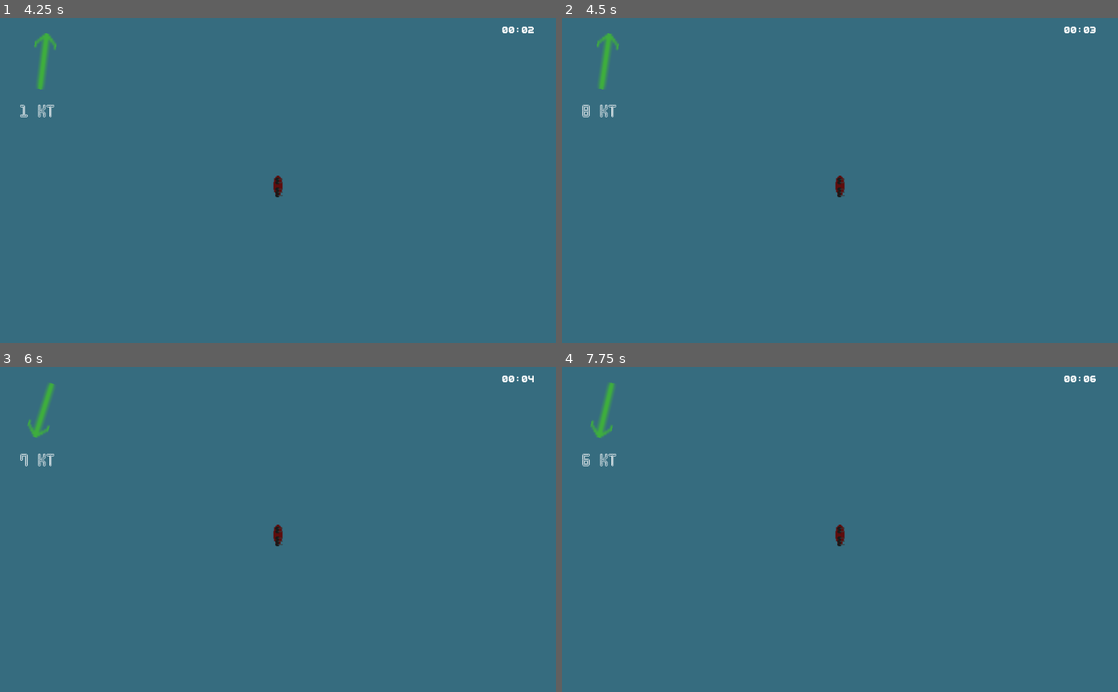
Above: before the commit, frames 1-4 (two rows, left to right).
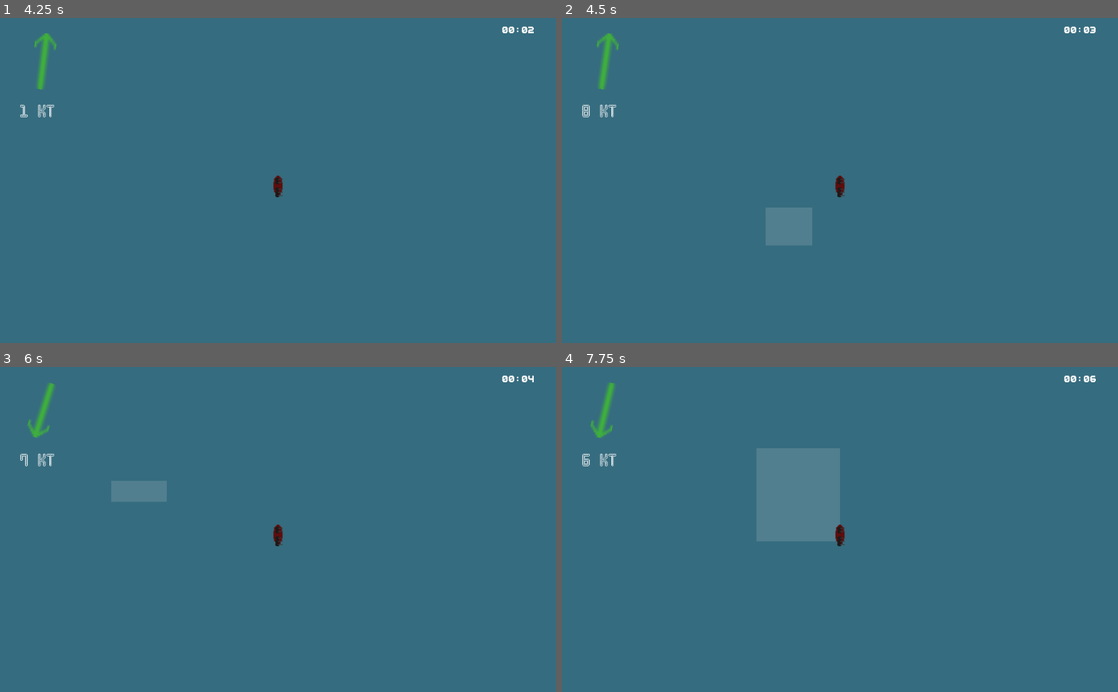
Above: after the commit, the same moments.

Repository: peter-shaw-benson/naval-game
Game: Godot game, scene res://gui/MainMenu.tscn
Two runs of this game, one before a commit and one after it. Both use one fixed random seed, a clock stepped at 60 frames per second and the inputs below.
Inputs (mouse positions are in pixels of both pictures, inside the frame that each line leads up to):
- Up to frame 1 (4.25 s): click "Start Game (New Version)" at 0.5 s; click "Start Game" at 1.25 s; drag from (55, 112) to (278, 187) at 2.02 s; drag from (278, 187) to (250, 245) at 2.77 s; move the mouse to (333, 109) at 3.52 s; hold F (fighter) from 3.53 s (still down); click (333, 109) at 3.67 s; tap Z (strike) at 3.8 s
- Up to frame 2 (4.5 s): release F (fighter) at 4.25 s; tap Enter at 4.25 s; drag from (812, 245) to (673, 131) at 4.27 s
- Up to frame 3 (6 s): move the mouse to (444, 578) at 5.02 s; hold H (half speed) 5.03-5.75 s; click (444, 578) at 5.17 s; tap Z (strike) at 5.3 s; drag from (111, 480) to (278, 545) at 5.77 s
- Up to frame 4 (7.75 s): move the mouse to (867, 529) at 6.52 s; hold Shift (queue) 6.53-7.25 s; click (867, 529) at 6.67 s; tap Z (strike) at 6.8 s; tap Space (pause_game) at 7.25 s; drag from (756, 448) to (840, 542) at 7.27 s

Frame 1 is identical in both runs. In frame 2, 1.0% of the frame differs, in the area x 36-45%, y 58-70%; in frame 3, 0.6%; in frame 4, 4.3%, in the area x 35-50%, y 25-54%.

Commit message:
MULTIPLE SELECTION WORKS

Diff:
--- a/Game Map/Map 2.gd
+++ b/Game Map/Map 2.gd
@@ -59,6 +59,8 @@
 	unit_data = input_unit_list
 	place_list = range(len(unit_data))
 	place_next_unit(place_list)
+
+	get_node("SelectionBox").clear_selections()
 
 func hide_enemies():
 	print("hiding enemies")
--- a/Game Map/Map 2.tscn
+++ b/Game Map/Map 2.tscn
@@ -145,6 +145,7 @@
 
 [node name="Calvinatron" type="Node" parent="."]
 script = ExtResource( 16 )
+
 [connection signal="timeout" from="Ship Popup Timer" to="." method="_on_Ship_Popup_Timer_timeout"]
 [connection signal="timeout" from="GameClock" to="." method="_on_GameClock_timeout"]
 [connection signal="id_pressed" from="PauseMenu" to="." method="_on_CrashPopup_id_pressed"]
--- a/Game Map/SelectionBox.gd
+++ b/Game Map/SelectionBox.gd
@@ -10,20 +10,30 @@
 
 ### SELECTION
 func _ready():
-	pass
+	var selected = []
 
 func _unhandled_input(event):
 	if event is InputEventMouseButton and event.button_index == BUTTON_LEFT:
+
+		#print(" left mouse event in selection box")
 		if event.pressed:
+			#print(" left mouse press in selection box")
+			#print("selected array: ", selected)
 			# We only want to start a drag if there's no selection.
 			if selected.size() == 0:
 				dragging = true
 				drag_start = event.position
+
+			else:
+				selected = []
+
 		elif dragging:
+			#print("left mouse release in selection box")
 			# Button released while dragging.
 			dragging = false
 
 			update()
+
 			var drag_end = event.position
 			select_rect.extents = (drag_end - drag_start) / 2
 
@@ -35,14 +45,14 @@
 			# this is what actually finds what's selected
 			selected = space.intersect_shape(query)
 
-			# this is empty for some reason –
-			# need to change everything to Kinematic Bodies
-			print(selected)
+			#print(selected)
+
 			# selected is an array of dicts
 			for item in selected:
 				# need to check if it's in the right group
-				print(item)
-				if item.collider.is_in_group("ships"):
+
+				if item.collider.is_in_group("ship"):
+					#print(item.collider)
 					item.collider.select()
 
 	if event is InputEventMouseMotion and dragging:
@@ -55,3 +65,6 @@
 
 func _process(delta):
 	update()
+
+func clear_selections():
+	self.selected = []
--- a/Ships2/Bullets/Bullet.gd
+++ b/Ships2/Bullets/Bullet.gd
@@ -19,6 +19,7 @@
 
 	# set sprite frames here
 	if self.weaponData.get_name() == "torpedo":
+		# we use preload because it would be way faster than doing this for all bullets at runtime with "load"
 		var frames = preload("res://art/Bullets/Torpedo/TorpedoFrames.tres")
 		get_node("AnimatedSprite").set_sprite_frames(frames)
 
Not shown, changed: .DS_Store
